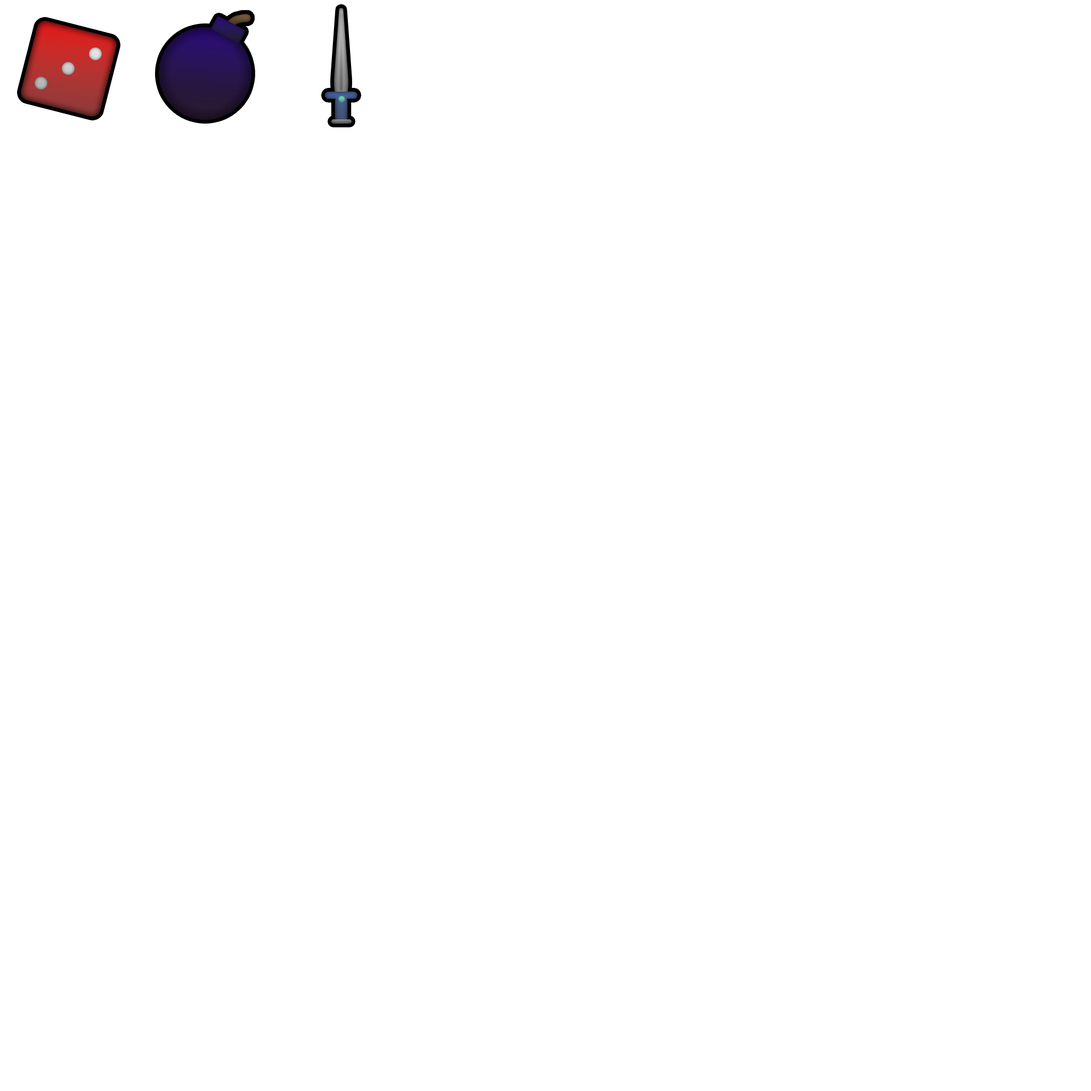
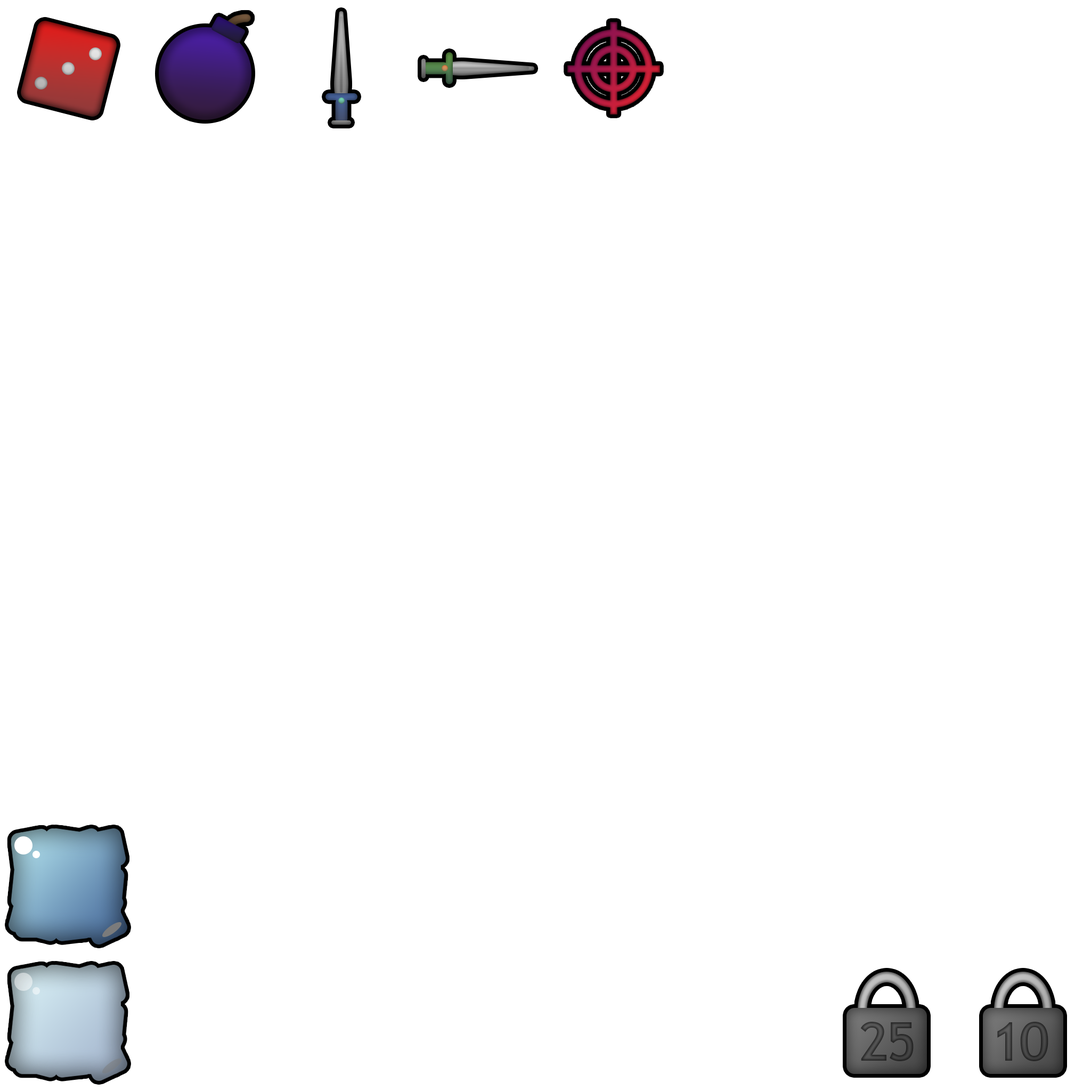
Two versions of the same layered image (1091 × 1091). Layer-by-layer changes:
added layer "Sniper" above "SwordHorizontal" over [567, 21, 661, 115]
added group "SwordHorizontal" with 5 layers above "SwordVertical" over [421, 52, 535, 85]
added layer "Эллипс 1" (1st of 3, in "SwordHorizontal") in group "SwordHorizontal" over [441, 65, 449, 72]
added layer "Прямоугольник 5" (1st of 2, in "SwordHorizontal") in group "SwordHorizontal" over [421, 58, 426, 79]
added layer "Слой 1" (1st of 3, in "SwordHorizontal") (overlay) in group "SwordHorizontal" over [452, 66, 531, 71]
added layer "Прямоугольник 4" (1st of 2, in "SwordHorizontal") in group "SwordHorizontal" over [421, 52, 454, 85]
added layer "Прямоугольник 2" (1st of 4, in "SwordHorizontal") in group "SwordHorizontal" over [441, 61, 535, 76]
painted on "Эллипс 1" (2nd of 3, in "SwordVertical") over [338, 95, 346, 104]
painted on "Прямоугольник 5" (2nd of 2, in "SwordVertical") over [331, 119, 352, 125]
painted on "Слой 1" (2nd of 3, in "SwordVertical") over [339, 12, 344, 94]
painted on "Прямоугольник 4" (2nd of 2, in "SwordVertical") over [325, 91, 358, 125]
painted on "Прямоугольник 2" (2nd of 4, in "SwordVertical") over [334, 7, 349, 104]
painted on "Эллипс 1" (3rd of 3, in "Bomb") over [215, 31, 229, 119]
added layer "Слой 4" above "Ice" over [4, 825, 132, 949]
added layer "Ice" above "Lock копия" over [4, 961, 132, 1086]
added group "Lock копия" with 2 layers above "Lock" over [846, 972, 928, 1075]
added layer "25" in group "Lock копия" over [860, 1022, 915, 1062]
added layer "Слой 3" (1st of 2, in "Lock копия") in group "Lock копия" over [846, 972, 928, 1075]
added group "Lock" with 2 layers above "Группа 2 копия 2" over [983, 972, 1064, 1075]
added layer "10" in group "Lock" over [997, 1022, 1049, 1062]
added layer "Слой 3" (2nd of 2, in "Lock") in group "Lock" over [983, 972, 1064, 1075]
